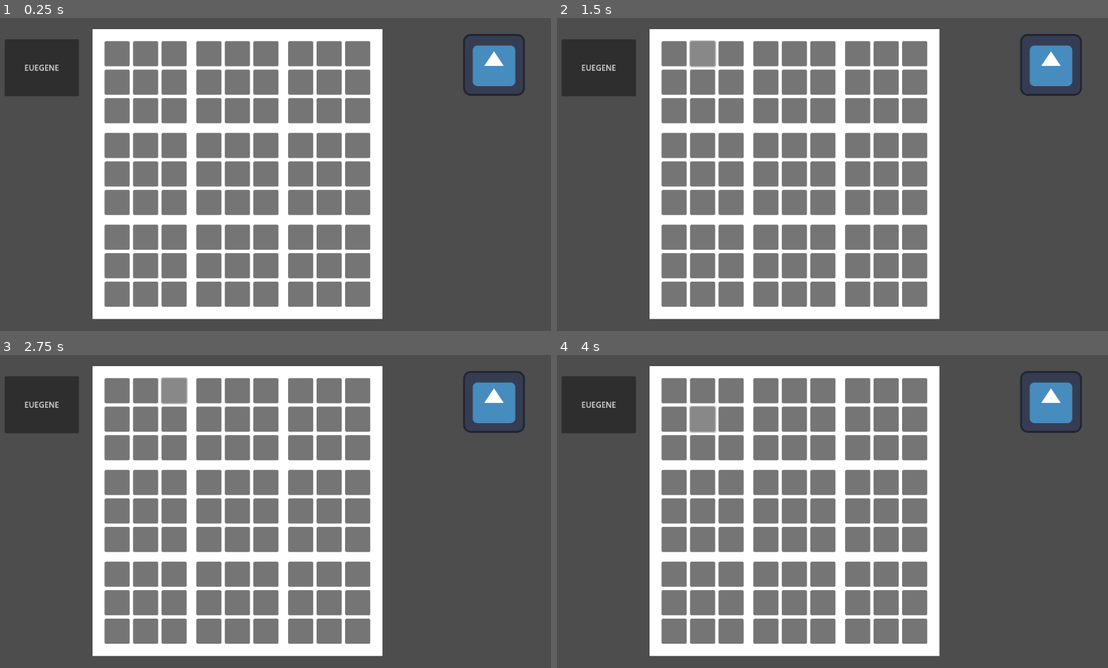
Above: before the commit, frames 1-4 (two rows, left to right).
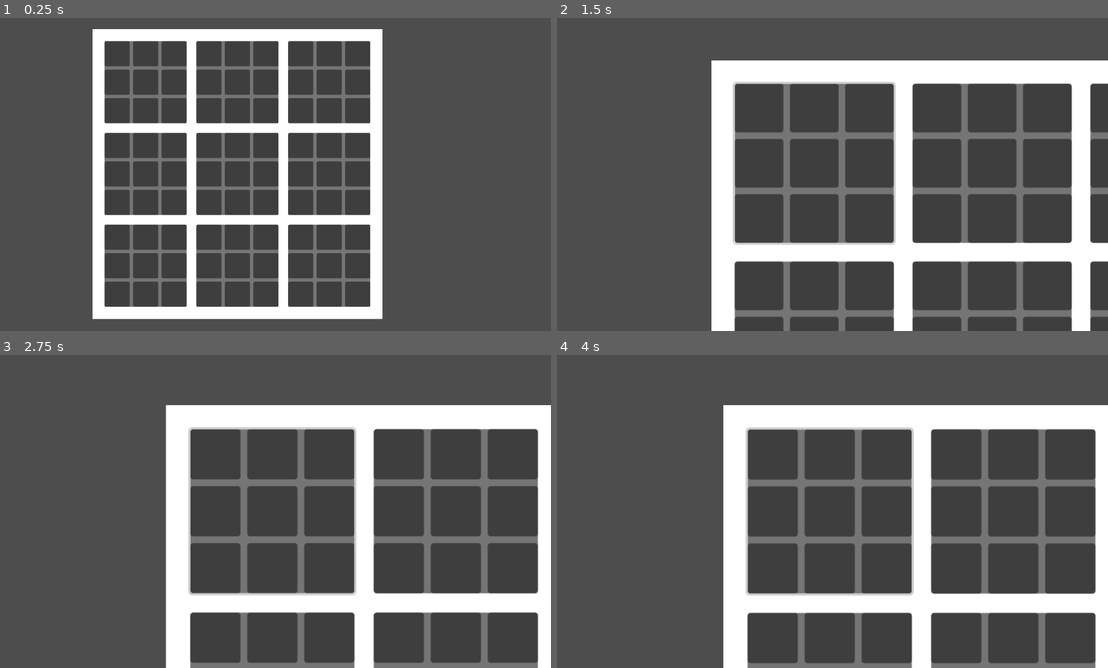
Above: after the commit, the same moments.

Repository: Kyluuuu/UltimateTickTackToe
Game: Godot game, scene res://MainScreen.tscn
Two runs of this game, one before a commit and one after it. Both use one fixed random seed, a clock stepped at 60 frames per second and the inputs below. The engine's default icon, where the game draws it, is replaced by a stand-in: a white triangle on a blue panel in a dark square.
Inputs (mouse positions are in pixels of both pictures, inside the frame that each line leads up to):
- Up to frame 1 (0.25 s): no input
- Up to frame 2 (1.5 s): click (672, 52) at 0.52 s; click (700, 52) at 1.27 s
- Up to frame 3 (2.75 s): click (176, 389) at 2.02 s
- Up to frame 4 (4 s): click (672, 420) at 2.77 s; click (700, 420) at 3.52 s

The runs differ from the first frame. In frame 1, 39% of the frame differs, in the area x 0-96%, y 5-93%; in frame 2, 57%, in the area x 0-100%, y 3-100%; in frame 3, 57%; in frame 4, 57%.
Error before the commit: Parse Error: Identifier "myBool" not declared in the current scope. (res://main_screen.gd:9)

Commit message:
button move

Diff:
--- a/MainScreen.tscn
+++ b/MainScreen.tscn
@@ -1,11 +1,10 @@
-[gd_scene load_steps=8 format=3 uid="uid://ddneksnqngx5g"]
+[gd_scene load_steps=7 format=3 uid="uid://ddneksnqngx5g"]
 
 [ext_resource type="Script" path="res://control.gd" id="1_kua3q"]
 [ext_resource type="Script" path="res://main_screen.gd" id="1_n0k8k"]
 [ext_resource type="Shader" path="res://testShader.gdshader" id="1_t5wjj"]
 [ext_resource type="Script" path="res://camera_2d.gd" id="2_h8848"]
-[ext_resource type="Script" path="res://button.gd" id="4_raauo"]
-[ext_resource type="Texture2D" uid="uid://ddsecfbepj5dh" path="res://icon.svg" id="6_num2b"]
+[ext_resource type="Script" path="res://camera_controller.gd" id="3_aiqyb"]
 
 [sub_resource type="ShaderMaterial" id="ShaderMaterial_lfgdx"]
 shader = ExtResource("1_t5wjj")
@@ -14,16 +13,10 @@
 material = SubResource("ShaderMaterial_lfgdx")
 script = ExtResource("1_n0k8k")
 
-[node name="Button" type="Button" parent="."]
-offset_left = 226.0
-offset_top = 45.0
-offset_right = 395.0
-offset_bottom = 214.0
-script = ExtResource("4_raauo")
-
-[node name="Node2D" type="Node2D" parent="."]
-
-[node name="Camera2D" type="Camera2D" parent="Node2D"]
+[node name="CameraController" type="Node2D" parent="."]
+script = ExtResource("3_aiqyb")
+
+[node name="Camera2D" type="Camera2D" parent="CameraController"]
 position = Vector2(573, 320)
 script = ExtResource("2_h8848")
 
@@ -173,6 +166,14 @@
 size_flags_horizontal = 3
 size_flags_vertical = 3
 
+[node name="Button" type="Button" parent="Game/Control2/MarginContainer/GridContainer/Control/MarginContainer/Control" groups=["ZoomInButtons"]]
+layout_mode = 1
+anchors_preset = 15
+anchor_right = 1.0
+anchor_bottom = 1.0
+grow_horizontal = 2
+grow_vertical = 2
+
 [node name="Control2" type="Control" parent="Game/Control2/MarginContainer/GridContainer"]
 use_parent_material = true
 layout_mode = 2
@@ -265,6 +266,14 @@
 size_flags_horizontal = 3
 size_flags_vertical = 3
 
+[node name="Button" type="Button" parent="Game/Control2/MarginContainer/GridContainer/Control2/MarginContainer/Control" groups=["ZoomInButtons"]]
+layout_mode = 1
+anchors_preset = 15
+anchor_right = 1.0
+anchor_bottom = 1.0
+grow_horizontal = 2
+grow_vertical = 2
+
 [node name="Control3" type="Control" parent="Game/Control2/MarginContainer/GridContainer"]
 use_parent_material = true
 layout_mode = 2
@@ -357,6 +366,14 @@
 size_flags_horizontal = 3
 size_flags_vertical = 3
 
+[node name="Button" type="Button" parent="Game/Control2/MarginContainer/GridContainer/Control3/MarginContainer/Control" groups=["ZoomInButtons"]]
+layout_mode = 1
+anchors_preset = 15
+anchor_right = 1.0
+anchor_bottom = 1.0
+grow_horizontal = 2
+grow_vertical = 2
+
 [node name="Control4" type="Control" parent="Game/Control2/MarginContainer/GridContainer"]
 use_parent_material = true
 layout_mode = 2
@@ -449,6 +466,14 @@
 size_flags_horizontal = 3
 size_flags_vertical = 3
 
+[node name="Button" type="Button" parent="Game/Control2/MarginContainer/GridContainer/Control4/MarginContainer/Control" groups=["ZoomInButtons"]]
+layout_mode = 1
+anchors_preset = 15
+anchor_right = 1.0
+anchor_bottom = 1.0
+grow_horizontal = 2
+grow_vertical = 2
+
 [node name="Control5" type="Control" parent="Game/Control2/MarginContainer/GridContainer"]
 use_parent_material = true
 layout_mode = 2
@@ -541,6 +566,14 @@
 size_flags_horizontal = 3
 size_flags_vertical = 3
 
+[node name="Button" type="Button" parent="Game/Control2/MarginContainer/GridContainer/Control5/MarginContainer/Control" groups=["ZoomInButtons"]]
+layout_mode = 1
+anchors_preset = 15
+anchor_right = 1.0
+anchor_bottom = 1.0
+grow_horizontal = 2
+grow_vertical = 2
+
 [node name="Control6" type="Control" parent="Game/Control2/MarginContainer/GridContainer"]
 use_parent_material = true
 layout_mode = 2
@@ -633,6 +666,14 @@
 size_flags_horizontal = 3
 size_flags_vertical = 3
 
+[node name="Button" type="Button" parent="Game/Control2/MarginContainer/GridContainer/Control6/MarginContainer/Control" groups=["ZoomInButtons"]]
+layout_mode = 1
+anchors_preset = 15
+anchor_right = 1.0
+anchor_bottom = 1.0
+grow_horizontal = 2
+grow_vertical = 2
+
 [node name="Control7" type="Control" parent="Game/Control2/MarginContainer/GridContainer"]
 use_parent_material = true
 layout_mode = 2
@@ -725,6 +766,14 @@
 size_flags_horizontal = 3
 size_flags_vertical = 3
 
+[node name="Button" type="Button" parent="Game/Control2/MarginContainer/GridContainer/Control7/MarginContainer/Control" groups=["ZoomInButtons"]]
+layout_mode = 1
+anchors_preset = 15
+anchor_right = 1.0
+anchor_bottom = 1.0
+grow_horizontal = 2
+grow_vertical = 2
+
 [node name="Control8" type="Control" parent="Game/Control2/MarginContainer/GridContainer"]
 use_parent_material = true
 layout_mode = 2
@@ -817,6 +866,14 @@
 size_flags_horizontal = 3
 size_flags_vertical = 3
 
+[node name="Button" type="Button" parent="Game/Control2/MarginContainer/GridContainer/Control8/MarginContainer/Control" groups=["ZoomInButtons"]]
+layout_mode = 1
+anchors_preset = 15
+anchor_right = 1.0
+anchor_bottom = 1.0
+grow_horizontal = 2
+grow_vertical = 2
+
 [node name="Control9" type="Control" parent="Game/Control2/MarginContainer/GridContainer"]
 use_parent_material = true
 layout_mode = 2
@@ -908,6 +965,14 @@
 layout_mode = 2
 size_flags_horizontal = 3
 size_flags_vertical = 3
+
+[node name="Button" type="Button" parent="Game/Control2/MarginContainer/GridContainer/Control9/MarginContainer/Control" groups=["ZoomInButtons"]]
+layout_mode = 1
+anchors_preset = 15
+anchor_right = 1.0
+anchor_bottom = 1.0
+grow_horizontal = 2
+grow_vertical = 2
 
 [node name="Sliding back button" type="Button" parent="."]
 offset_left = -400.0
@@ -916,18 +981,14 @@
 offset_bottom = 220.0
 text = "BACK"
 
-[node name="Icon" type="Sprite2D" parent="."]
-position = Vector2(1031, 93)
-texture = ExtResource("6_num2b")
-
-[node name="Button2" type="Button" parent="."]
-offset_left = 18.0
-offset_top = 40.0
-offset_right = 172.0
-offset_bottom = 158.0
-text = "EUEGENE
-"
-
-[connection signal="pressed" from="Button" to="." method="_on_button_pressed"]
+[connection signal="pressed" from="Game/Control2/MarginContainer/GridContainer/Control/MarginContainer/Control/Button" to="CameraController" method="_on_zoom_in_button_1_pressed"]
+[connection signal="pressed" from="Game/Control2/MarginContainer/GridContainer/Control2/MarginContainer/Control/Button" to="CameraController" method="_on_zoom_in_button_2_pressed"]
+[connection signal="pressed" from="Game/Control2/MarginContainer/GridContainer/Control3/MarginContainer/Control/Button" to="CameraController" method="_on_zoom_in_button_3_pressed"]
+[connection signal="pressed" from="Game/Control2/MarginContainer/GridContainer/Control4/MarginContainer/Control/Button" to="CameraController" method="_on_zoom_in_button_4_pressed"]
+[connection signal="pressed" from="Game/Control2/MarginContainer/GridContainer/Control5/MarginContainer/Control/Button" to="CameraController" method="_on_zoom_in_button_5_pressed"]
+[connection signal="pressed" from="Game/Control2/MarginContainer/GridContainer/Control6/MarginContainer/Control/Button" to="CameraController" method="_on_zoom_in_button_6_pressed"]
+[connection signal="pressed" from="Game/Control2/MarginContainer/GridContainer/Control7/MarginContainer/Control/Button" to="CameraController" method="_on_zoom_in_button_7_pressed"]
+[connection signal="pressed" from="Game/Control2/MarginContainer/GridContainer/Control8/MarginContainer/Control/Button" to="CameraController" method="_on_zoom_in_button_8_pressed"]
+[connection signal="pressed" from="Game/Control2/MarginContainer/GridContainer/Control9/MarginContainer/Control/Button" to="CameraController" method="_on_zoom_in_button_9_pressed"]
 [connection signal="pressed" from="Sliding back button" to="." method="_on_button_pressed"]
 [connection signal="pressed" from="Sliding back button" to="." method="_on_sliding_back_button_pressed"]
--- /dev/null
+++ b/camera_controller.gd
@@ -0,0 +1,101 @@
+extends Node2D
+
+var zoomingIn = false
+var zoomingOut = false
+
+var camera
+
+var currentButton
+
+const zoomed_in = Vector2(2, 2)  # Zoom level for zooming in
+const zoomed_out = Vector2(1, 1)  # Zoom level for zooming out
+
+# Called when the node enters the scene tree for the first time.
+func _ready() -> void:
+	camera = $Camera2D
+
+# Called every frame. 'delta' is the elapsed time since the previous frame.
+func _process(delta: float) -> void:
+	if zoomingIn:
+		zoomIn()
+	if zoomingOut:
+		zoomOut()
+
+
+func zoomIn() -> void:
+	var button_position: Vector2
+	button_position = currentButton.global_position
+	button_position.x += currentButton.size.x/2
+	button_position.y += currentButton.size.y/2
+	camera.global_position = camera.position.lerp(button_position, 0.05)
+	camera.zoom = camera.zoom.lerp(zoomed_in, 0.05)
+
+	var slideButton = $"SlidingBackButton"
+	#slideButton.position = slideButton.position.lerp(Vector2(67, 85), 0.05)
+
+func zoomOut() -> void:
+	camera.global_position = camera.position.lerp(Vector2(500, 320), 0.05)
+	camera.zoom = camera.zoom.lerp(zoomed_out, 0.05)
+
+	var slideButton = $"SlidingBackButton"
+	#slideButton.position = slideButton.position.lerp(Vector2(-400, 85), 0.05)
+
+
+func _on_sliding_back_button_pressed():
+	zoomingIn = true
+	zoomingOut = false
+
+func processButton(button):
+	currentButton = button
+	if !zoomingIn and !zoomingOut:
+		zoomingIn = true
+	elif zoomingOut:
+		zoomingOut = false
+		zoomingIn = true
+	elif zoomingIn:
+		zoomingOut = true
+		zoomingIn = false
+
+
+func _on_zoom_in_button_1_pressed() -> void:
+	var button = get_tree().get_nodes_in_group("ZoomInButtons")[0]
+	processButton(button)
+
+func _on_zoom_in_button_2_pressed() -> void:
+	var button = get_tree().get_nodes_in_group("ZoomInButtons")[1]
+	processButton(button)
+
+
+func _on_zoom_in_button_3_pressed() -> void:
+	var button = get_tree().get_nodes_in_group("ZoomInButtons")[2]
+	processButton(button)
+
+
+func _on_zoom_in_button_4_pressed() -> void:
+	var button = get_tree().get_nodes_in_group("ZoomInButtons")[3]
+	processButton(button)
+
+
+func _on_zoom_in_button_5_pressed() -> void:
+	var button = get_tree().get_nodes_in_group("ZoomInButtons")[4]
+	processButton(button)
+
+
+func _on_zoom_in_button_6_pressed() -> void:
+	var button = get_tree().get_nodes_in_group("ZoomInButtons")[5]
+	processButton(button)
+
+
+func _on_zoom_in_button_7_pressed() -> void:
+	var button = get_tree().get_nodes_in_group("ZoomInButtons")[6]
+	processButton(button)
+
+
+func _on_zoom_in_button_8_pressed() -> void:
+	var button = get_tree().get_nodes_in_group("ZoomInButtons")[7]
+	processButton(button)
+
+
+func _on_zoom_in_button_9_pressed() -> void:
+	var button = get_tree().get_nodes_in_group("ZoomInButtons")[8]
+	processButton(button)
--- a/main_screen.gd
+++ b/main_screen.gd
@@ -3,52 +3,5 @@
 func _ready() -> void:
 	pass
 
-
-# Called every frame. 'delta' is the elapsed time since the previous frame.
 func _process(delta: float) -> void:
-	if myBool:
-		moveCam()
-	if unmyBool:
-		unmoveCam()
-
-func _input(event):
-
-	if event is InputEventKey and event.pressed:
-		if event.keycode == KEY_ESCAPE:
-			get_tree().quit(0)
-	pass;
-
-
-func _on_button_pressed() -> void:
-	var g = $Game
-	g.use_parent_material = true;
-	myBool = true
-	unmyBool = false
-
-
-func _on_sliding_back_button_pressed():
-	var g = $Game
-	g.use_parent_material = false;
-	unmyBool = true
-	myBool = false
-
-func moveCam() -> void:
-	var button = get_node("Button")
-	var button_position: Vector2
-	button_position = button.global_position
-	button_position.x += button.size.x/2
-	button_position.y += button.size.y/2
-	var camera = $Camera2D
-	camera.global_position = camera.position.lerp(button_position, 0.05)
-	camera.zoom = camera.zoom.lerp(zoomed_out, 0.05)
-
-	var slideButton = $"Sliding back button"
-	slideButton.position = slideButton.position.lerp(Vector2(67, 85), 0.18)
-
-func unmoveCam() -> void:
-	var camera = $Camera2D
-	camera.global_position = camera.position.lerp(Vector2(500, 320), 0.05)
-	camera.zoom = camera.zoom.lerp(zoomed_in, 0.05)
-
-	var slideButton = $"Sliding back button"
-	slideButton.position = slideButton.position.lerp(Vector2(-400, 85), 0.18)
+	pass
--- a/project.godot
+++ b/project.godot
@@ -10,7 +10,7 @@
 
 [application]
 
-config/name="TTT_2"
+config/name="TTT_3"
 run/main_scene="res://MainScreen.tscn"
 config/features=PackedStringArray("4.3", "Mobile")
 config/icon="res://icon.svg"
